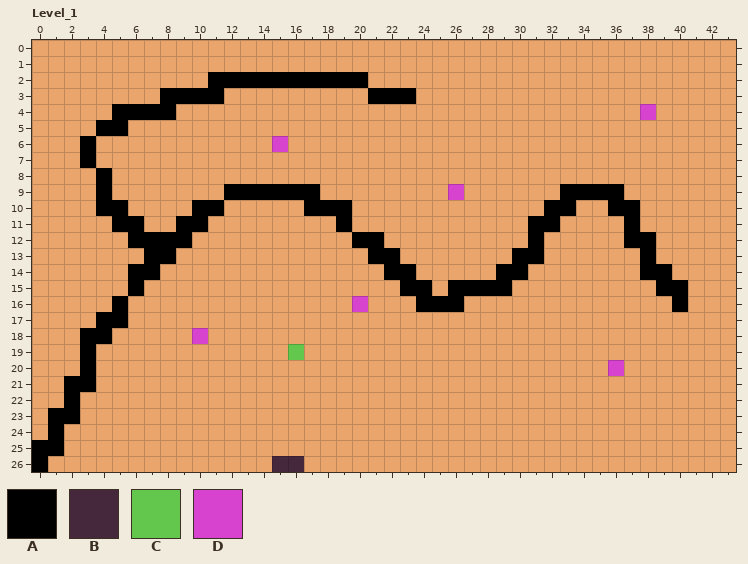
LDtk project -- ggj-2026.ldtk. The picture above is the old version.
Cells are 16x16 px. Shown: Level_1 x 0..43, y 0..26. The commit also changed other parts of the map, which this record leaves out.
Key: from "IntGrid": A 1 "wall", B 3 "door1", C 4 "playerSpawn", D 5 "enemySpawn".
_ is an empty cell.
Layers that did not change in this view are not listed.
Layer "IntGrid" before, first column x 0:
 0 ____________________________________________
 1 ____________________________________________
 2 ___________AAAAAAAAAA_______________________
 3 ________AAAA_________AAA____________________
 4 _____AAAA_____________________________D_____
 5 ____AA______________________________________
 6 ___A___________D____________________________
 7 ___A________________________________________
 8 ____A_______________________________________
 9 ____A_______AAAAAA________D______AAAA_______
10 ____AA____AA_____AAA____________AA__AA______
11 _____AA__AA________A___________AA____A______
12 ______AAAA__________AA_________A_____AA_____
13 _______AA____________AA_______AA______A_____
14 ______AA______________AA_____AA_______AA____
15 ______A________________AA_AAAA_________AA___
16 _____A______________D___AAA_____________A___
17 ____AA______________________________________
18 ___AA_____D_________________________________
19 ___A____________C___________________________
20 ___A________________________________D_______
21 __AA________________________________________
22 __A_________________________________________
23 _AA_________________________________________
24 _A__________________________________________
25 AA__________________________________________
26 A______________BB___________________________
The result:
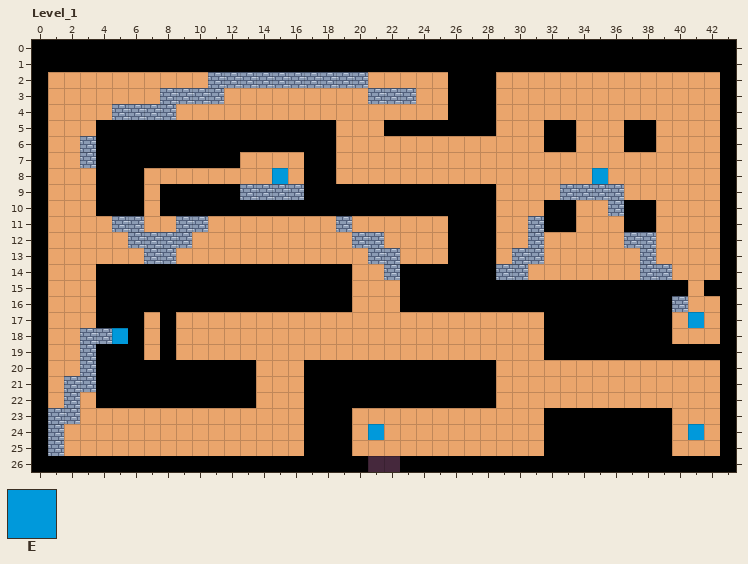
Further tiles: from "IntGrid": E 13 "chest".
Change:
Layer "IntGrid":
The edit turns tile B into tile A in row 26 at x 15 to 16.
The edit turns tile D into tile A in row 6 at x 15; in row 9 at x 26.
There is now tile A in rows 0 to 1 at x 0 to 43; in rows 2 to 4 at x 0, 26 to 28 and 43; in row 5 at x 0, 6 to 18, 22 to 28, 32 to 33, 37 to 38 and 43; in row 6 at x 0, 4 to 14, 16 to 18, 32 to 33, 37 to 38 and 43; in row 7 at x 0, 4 to 12, 17 to 18 and 43; in row 8 at x 0, 5 to 6, 17 to 18 and 43.
There is now tile A in row 9 at x 0, 5 to 6, 8 to 11, 18 to 25, 27 to 28 and 43; in row 10 at x 0, 6, 8 to 9, 12 to 16, 20 to 28, 38 and 43; in row 11 at x 0, 26 to 28, 33, 38 and 43; in rows 12 to 13 at x 0, 26 to 28 and 43; in row 14 at x 0, 4 to 5, 8 to 19, 24 to 28 and 43; in row 15 at x 0, 4 to 5, 7 to 19, 25, 30 to 38 and 42 to 43.
There is now tile A in row 16 at x 0, 4, 6 to 19, 23, 27 to 39 and 43; in rows 17 to 18 at x 0, 6, 8, 32 to 39 and 43; in row 19 at x 0, 4 to 6, 8 and 32 to 43; in rows 20 to 22 at x 0, 4 to 13, 17 to 28 and 43; in rows 23 to 24 at x 0, 17 to 19, 32 to 39 and 43; in row 25 at x 17 to 19, 32 to 39 and 43.
There is now tile A in row 26 at x 1 to 14, 17 to 20 and 23 to 43.
There is now tile B in row 26 at x 21 to 22.
There is now tile E in row 8 at x 15 and 35; in row 17 at x 41; in row 18 at x 5; in row 24 at x 21 and 41.
The author cleared tile A in row 2 at x 11 to 20; in row 3 at x 8 to 11 and 21 to 23; in row 4 at x 5 to 8; in rows 6 to 7 at x 3; in row 9 at x 13 to 16 and 33 to 36; in row 10 at x 36.
The author cleared tile A in row 11 at x 5 to 6, 9 to 10, 19 and 31; in row 12 at x 6 to 9, 20 to 21, 31 and 37 to 38; in row 13 at x 7 to 8, 21 to 22, 30 to 31 and 38; in row 14 at x 22, 29 to 30 and 38 to 39; in row 16 at x 40; in row 18 at x 3 to 4.
The author cleared tile A in rows 19 to 20 at x 3; in row 21 at x 2 to 3; in row 22 at x 2; in row 23 at x 1 to 2; in rows 24 to 25 at x 1.
The author cleared tile C in row 19 at x 16.
The author cleared tile D in row 4 at x 38; in row 16 at x 20; in row 18 at x 10; in row 20 at x 36.
